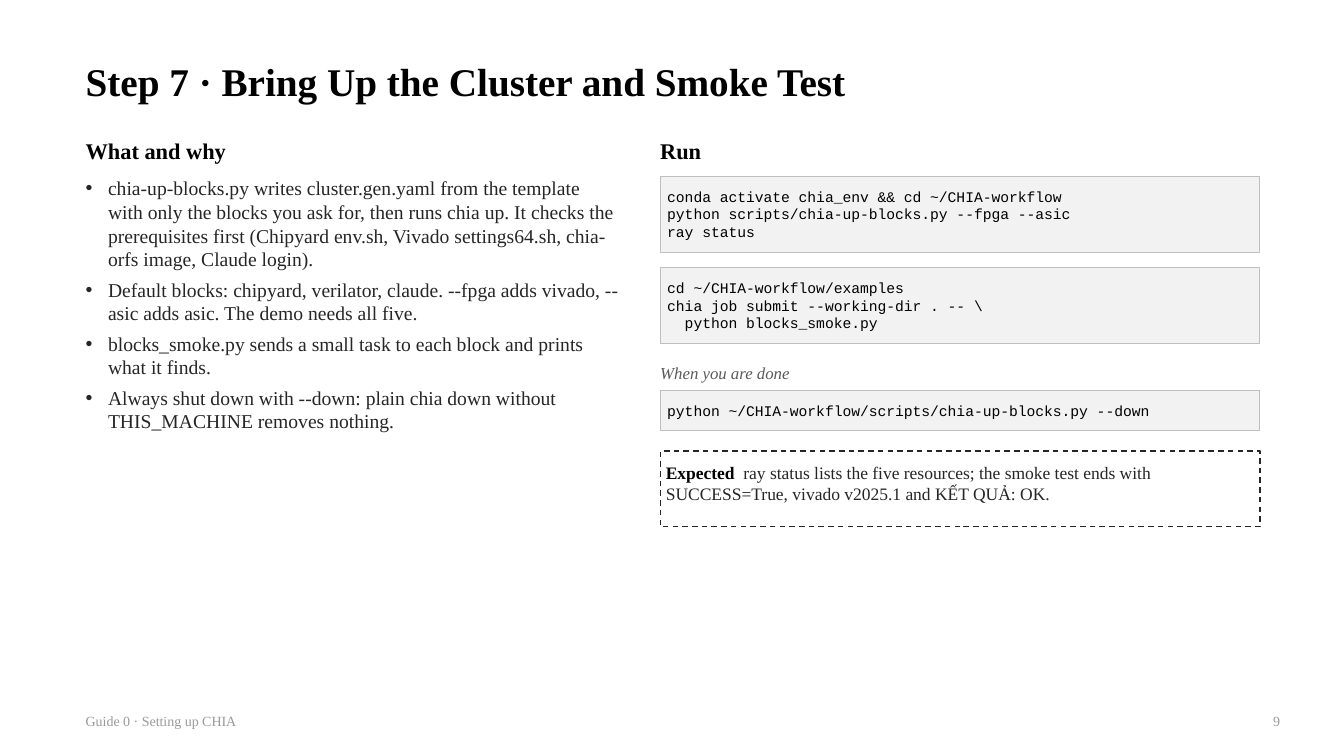
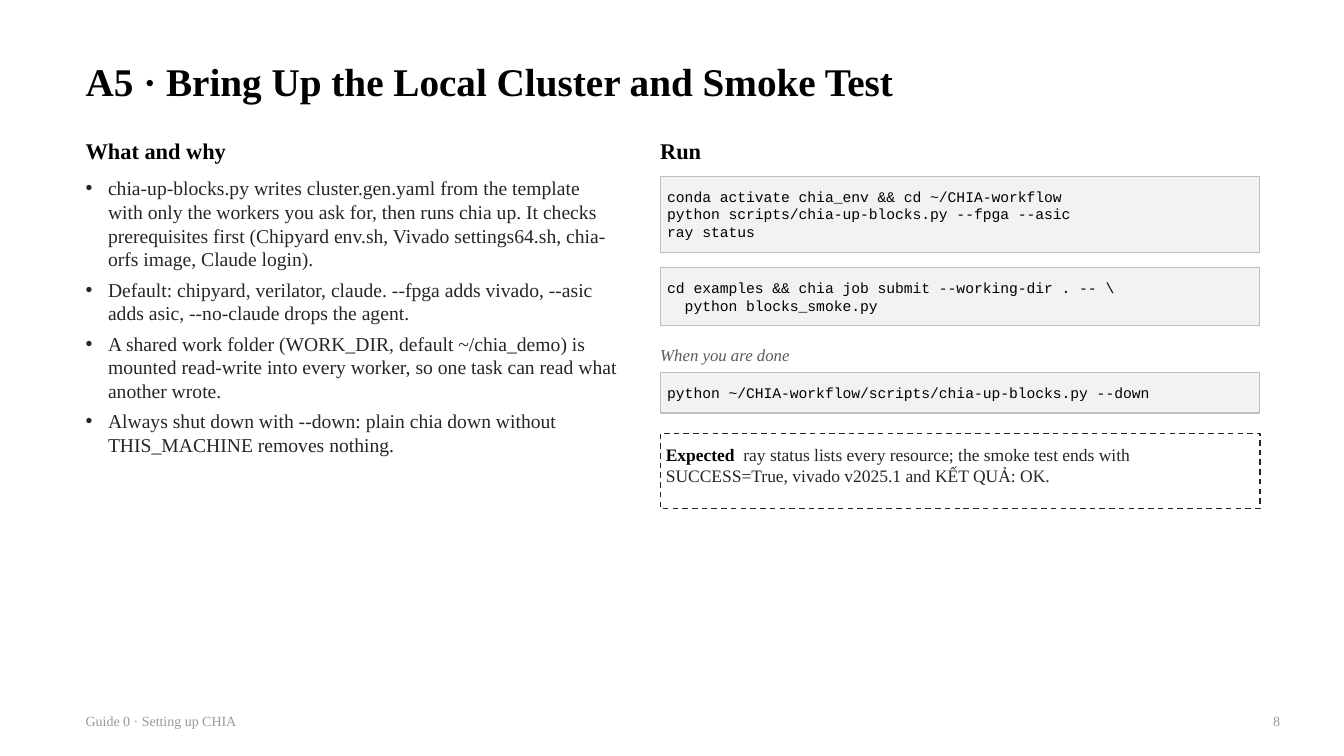
Before and after one commit to chipchip-tech/CHIA-workflow, a slide deck: slide 8 of projects/demo-alu/report/guides/0_Setup.pptx (slide 9 before the commit). Drawn at 1344x756 pixels with LibreOffice and Linux fonts; fonts in the diff are those of the drawing. Boxes give left, top, right and bottom in pixels: in the first picture for what was removed or moved away, otherwise in the second. Text is boxed around its words. In the diff, an @@ line names an element or a change of style, - is before the commit and + after.

```diff
--- a/projects/demo-alu/report/guides/0_Setup.pptx
+++ b/projects/demo-alu/report/guides/0_Setup.pptx
@@ text at (x1=86, y1=68, x2=893, y2=103): text changed @@
-Step 7 · Bring Up the Cluster and Smoke Test
+A5 · Bring Up the Local Cluster and Smoke Test
@@ text at (x1=108, y1=181, x2=616, y2=399): text changed @@
-• chia-up-blocks.py writes cluster.gen.yaml from the template with only the blocks you ask for, then runs chia up. It checks the prerequisites first (Chipyard env.sh, Vivado settings64.sh, chia-orfs image, Claude login).
-• Default blocks: chipyard, verilator, claude. --fpga adds vivado, --asic adds asic. The demo needs all five.
-• blocks_smoke.py sends a small task to each block and prints what it finds.
+• chia-up-blocks.py writes cluster.gen.yaml from the template with only the workers you ask for, then runs chia up. It checks prerequisites first (Chipyard env.sh, Vivado settings64.sh, chia-orfs image, Claude login).
+• Default: chipyard, verilator, claude. --fpga adds vivado, --asic adds asic, --no-claude drops the agent.
+• A shared work folder (WORK_DIR, default ~/chia_demo) is mounted read-write into every worker, so one task can read what another wrote.
@@ rectangle "cd examples && chia job ..." resized from (x1=660, y1=267, x2=1260, y2=343) to (x1=660, y1=267, x2=1260, y2=326) @@
@@ text in rectangle at (x1=667, y1=282, x2=1053, y2=296): text changed @@
-cd ~/CHIA-workflow/examples
-chia job submit --working-dir . -- \
+cd examples && chia job submit --working-dir . -- \
@@ 2 rectangles, 1 text moved together from (x1=660, y1=367, x2=1260, y2=527) to (x1=660, y1=349, x2=1260, y2=509) @@
@@ text in rectangle at (x1=666, y1=449, x2=1130, y2=485): text changed @@
-Expected ray status lists the five resources; the smoke test ends with SUCCESS=True, vivado v2025.1 and KẾT QUẢ: OK.
+Expected ray status lists every resource; the smoke test ends with SUCCESS=True, vivado v2025.1 and KẾT QUẢ: OK.
```
Also in this commit, not shown: 6 other slides changed, 6 slides added, 4 slides removed, 4 other files.
